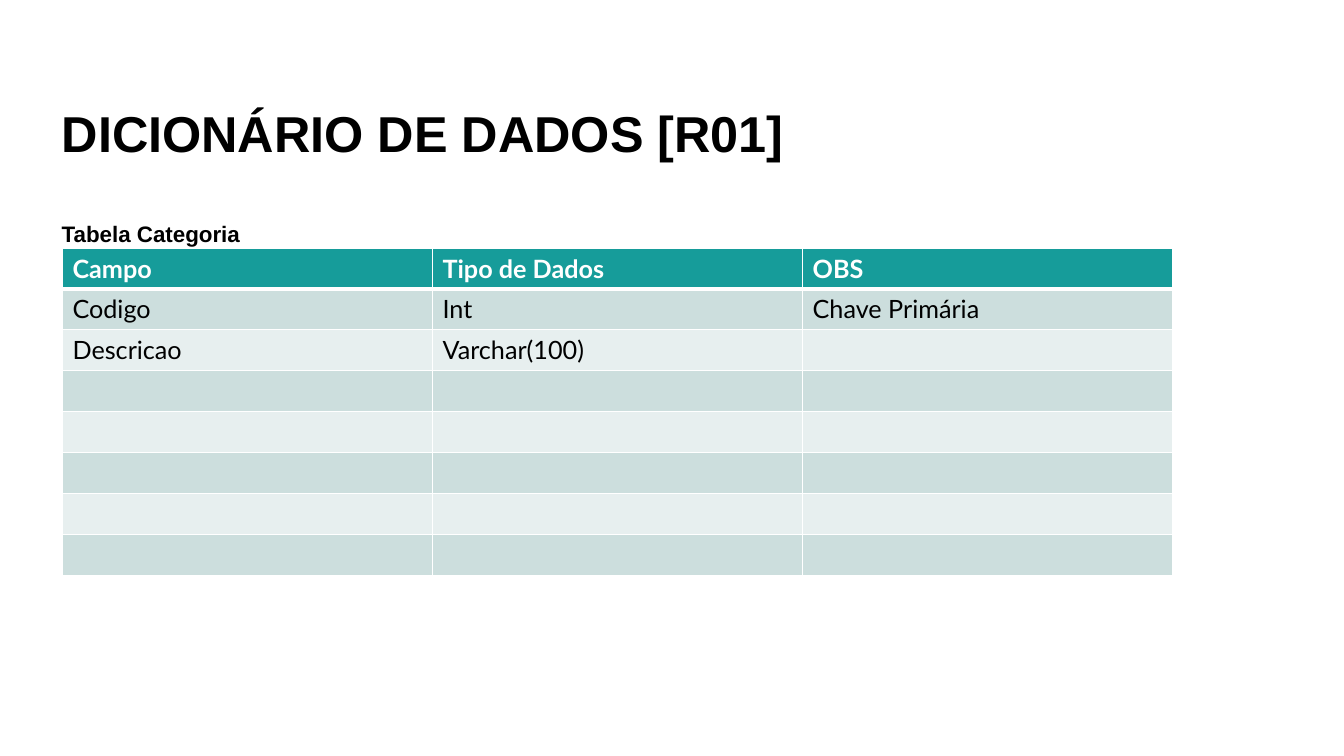
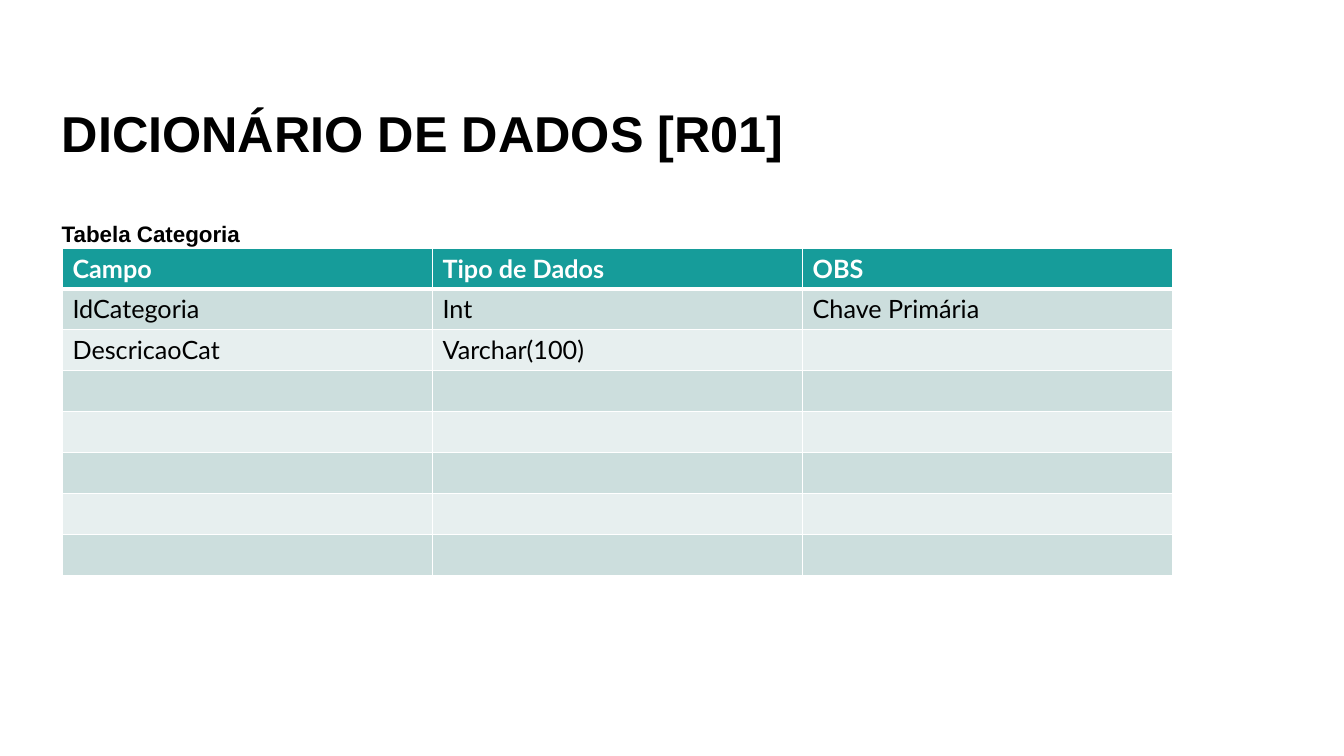
Before and after one commit to cauan1746/almoxarifadoCavinques, a slide deck: slide 16 of Documentacao/ModelagemSistema_TemplateInicial.pptx (slide 14 before the commit). Drawn at 1344x756 pixels with LibreOffice and Linux fonts; fonts in the diff are those of the drawing. Boxes give left, top, right and bottom in pixels: in the first picture for what was removed or moved away, otherwise in the second. Text is boxed around its words. In the diff, an @@ line names an element or a change of style, - is before the commit and + after.

```diff
--- a/Documentacao/ModelagemSistema_TemplateInicial.pptx
+++ b/Documentacao/ModelagemSistema_TemplateInicial.pptx
@@ table at bbox=[63, 248, 1173, 575] @@
-row 2, column 1: Codigo
+row 2, column 1: IdCategoria
-row 3, column 1: Descricao
+row 3, column 1: DescricaoCat
```
Also in this commit, not shown: 4 other slides changed, 7 slides added, 2 slides removed, 2 other files.
